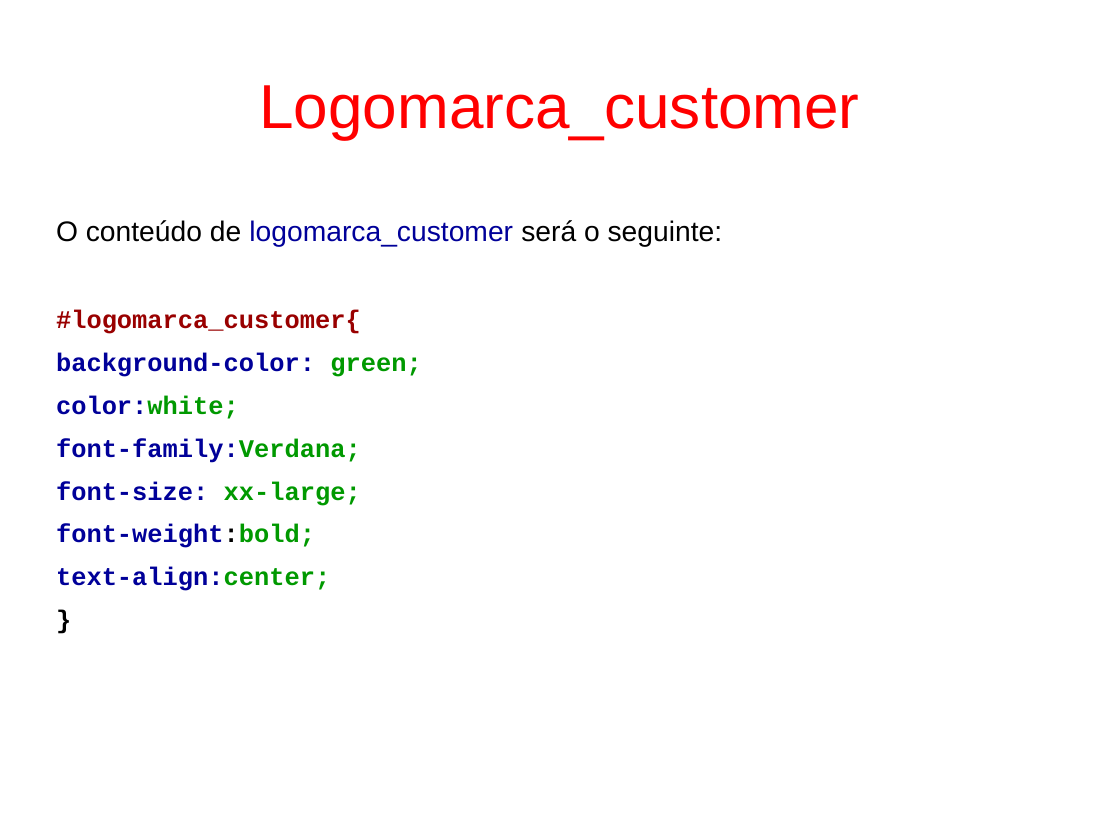
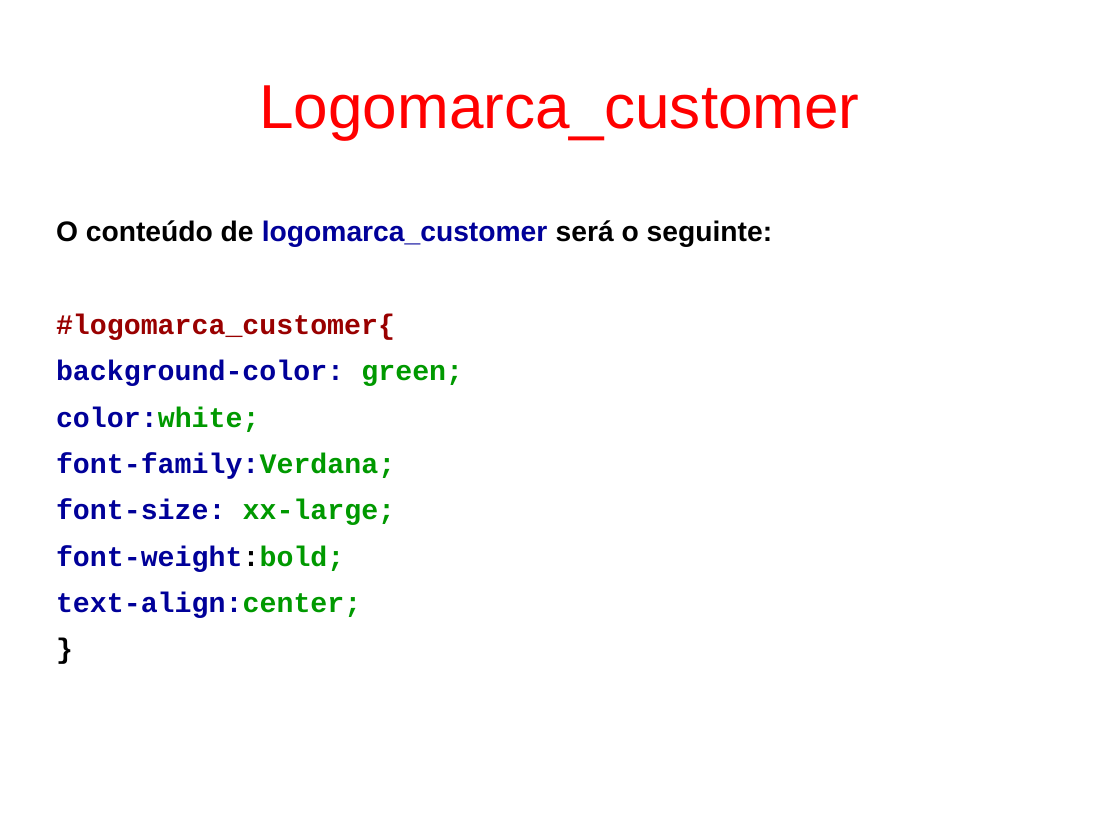
Before and after one commit to fgsl/lojasacme, a slide deck: slide 38 of docs/tutorial.odp. Drawn at 1120x840 pixels with LibreOffice and Linux fonts; fonts in the diff are those of the drawing. Boxes give left, top, right and bottom in pixels: in the first picture for what was removed or moved away, otherwise in the second. Text is boxed around its words. In the diff, an @@ line names an element or a change of style, - is before the commit and + after.

```diff
--- a/docs/tutorial.odp
+++ b/docs/tutorial.odp
@@ text "O conteúdo de logomarca_customer será ..." at [56, 220, 773, 618]: bold on in "O conteúdo de logomarca_customer será o seguinte:"; size 18 to 20 pt in "#logomarca_customer{", "background-color: green;", "color:white;", "font-family:Verdana;" and 4 more places @@
```
Also in this commit, not shown: 108 other slides changed, 35 slides added.
